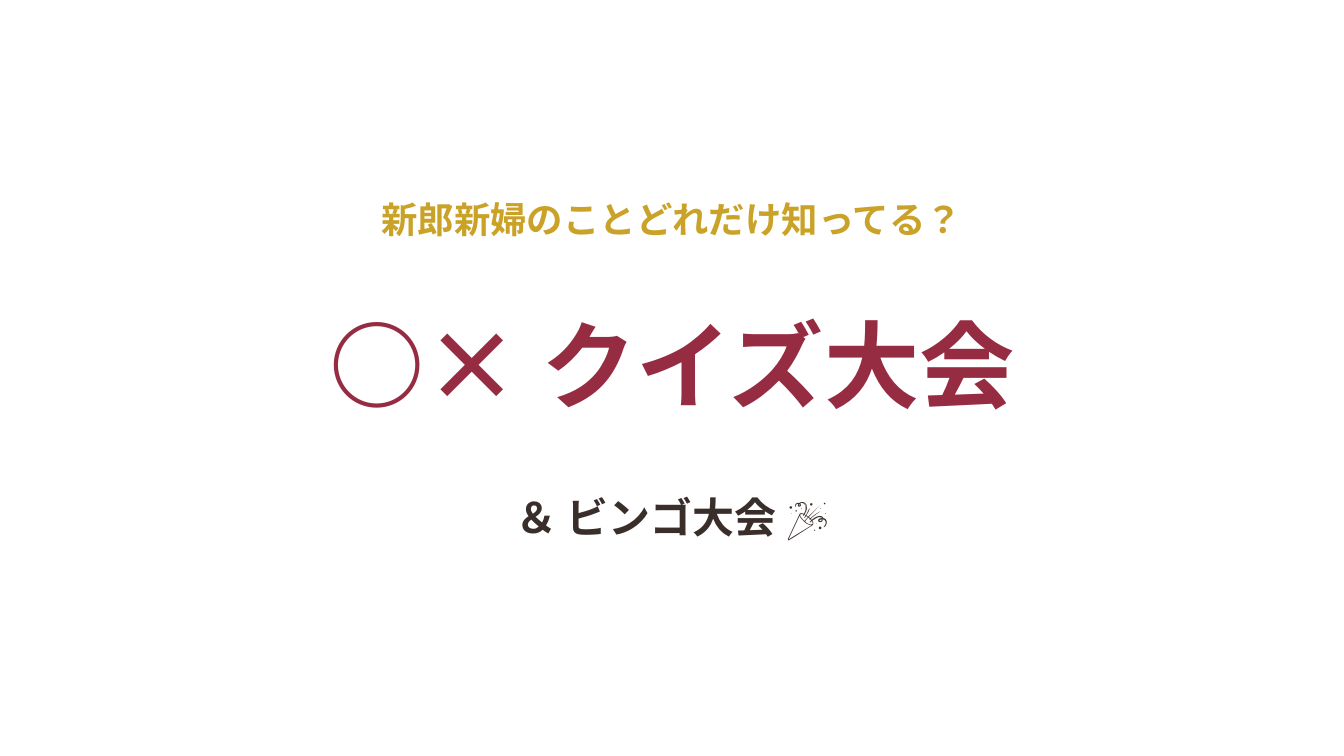
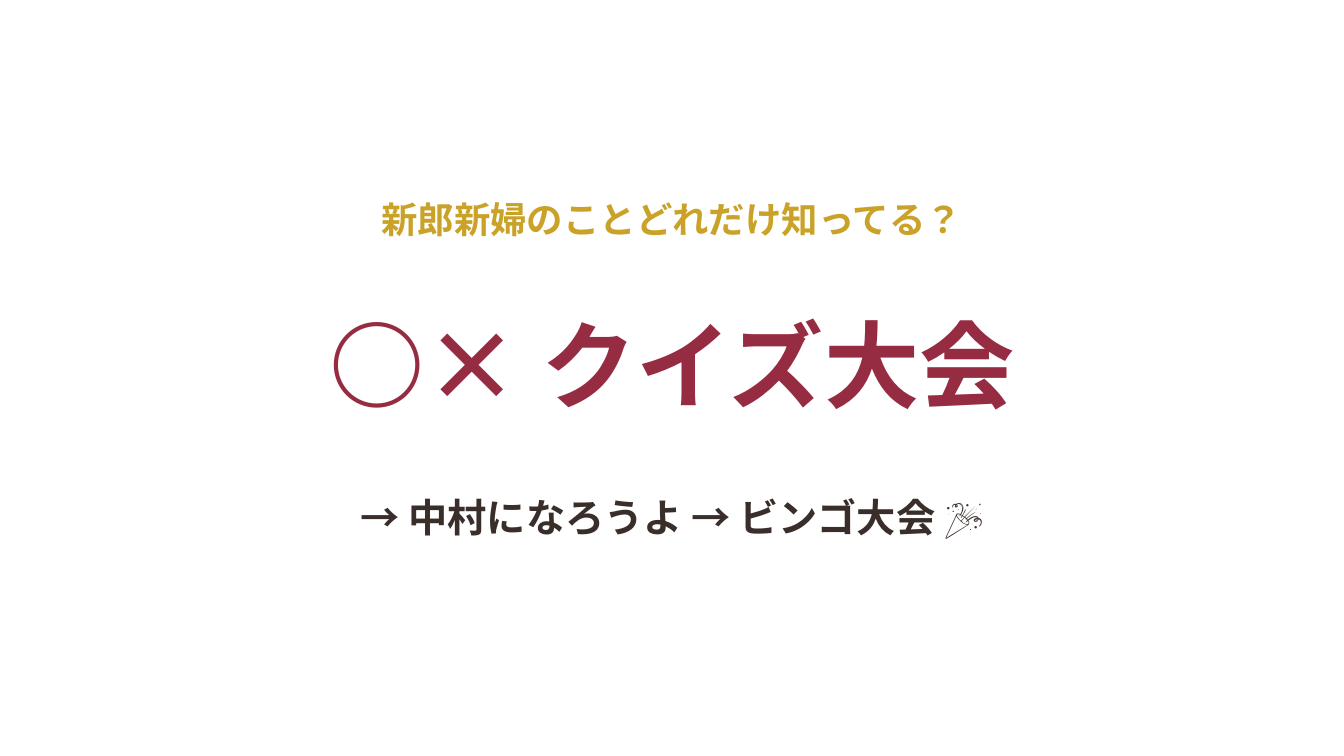
Before and after one commit to st01ohn03-coder/simple-alarm, a slide deck: slide 1 of wedding-deck/build/結婚式_マルバツクイズ＆ビンゴ.pptx. Drawn at 1344x756 pixels with LibreOffice and Linux fonts; fonts in the diff are those of the drawing; background and template pictures are left out. Boxes give left, top, right and bottom in pixels: in the first picture for what was removed or moved away, otherwise in the second. Text is boxed around its words. In the diff, an @@ line names an element or a change of style, - is before the commit and + after.

```diff
--- a/wedding-deck/build/結婚式_マルバツクイズ＆ビンゴ.pptx
+++ b/wedding-deck/build/結婚式_マルバツクイズ＆ビンゴ.pptx
@@ text at bbox=[409, 498, 936, 536]: text changed; size 30 to 28 pt @@
-＆ ビンゴ大会 🎉
+→ 中村になろうよ → ビンゴ大会 🎉
```
Also in this commit, not shown: 10 other slides changed, 1 slide added, 3 slides removed, 16 other files.
